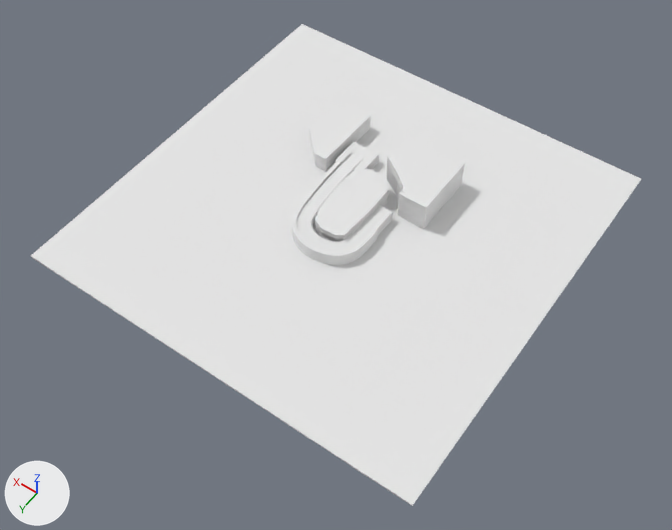
The FBX model factory/unity-src/hyeopgok-sasu/Resources/HyeopgokSasu/Models/terrain.fbx: old version first, new version second.
Both versions are drawn from a 50 mm lens placed at (-47.7, 69.2, 95.0), pointed at (-2.8, 6.4, -3.6). The lights are fixed; the arrows at lower left show +X, +Y and +Z. The older version comes first. Where no turn or scale is listed for an object, it has been applied to the vertices. Vertices at exactly the same position are counted once.

Objects in the first picture: 'terrain'.
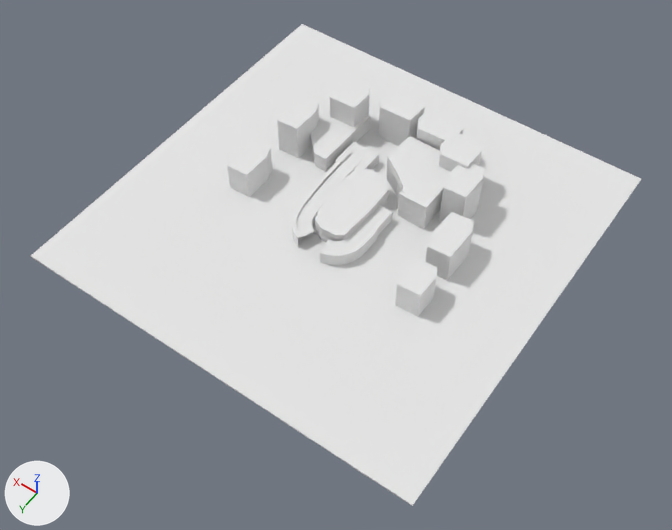
Changed parts and their boxes [x1, y1, x2, y2] in the pictures (672 x 530 px):
part 1 of me_terrain_mesh, built on
    before: [297, 153, 372, 262]
    after: [227, 77, 485, 317]

What changed in the scene script:
```text
Change me_terrain_mesh:
    used by ob_terrain; location = (0.0, 0.0, 0.0)
    remove me_terrain_mesh.from_pydata(...)  # 4342 vertices, 6552 faces; spans x -30.0..30.0, y -30.0..30.0, z -2.0..3.1
    add me_terrain_mesh.from_pydata(...)  # 4528 vertices, 6924 faces; spans x -30.0..30.0, y -30.0..30.0, z -2.0..5.5
    me_terrain_mesh part 1: 67 vertices moved from x -4.9..5.1, y -9.0..7.6, z 0.2..0.3 to x -5.0..5.2, y -9.0..7.8, z 0.2..0.3; 146 vertices removed from x -4.9..5.0, y -9.0..8.8, z -1.5..0.5; 566 vertices added at x -17.1..17.1, y -20.5..8.6, z -1.5..5.5
    other edits to the shape of me_terrain_mesh do not show in these pictures
```
